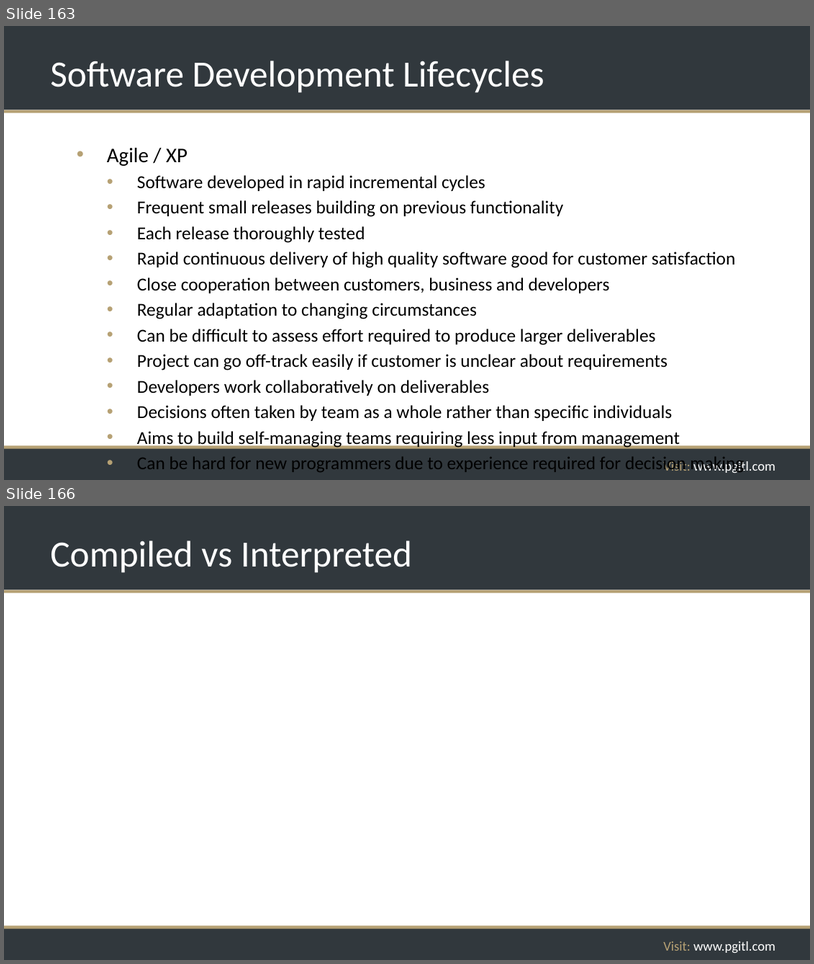
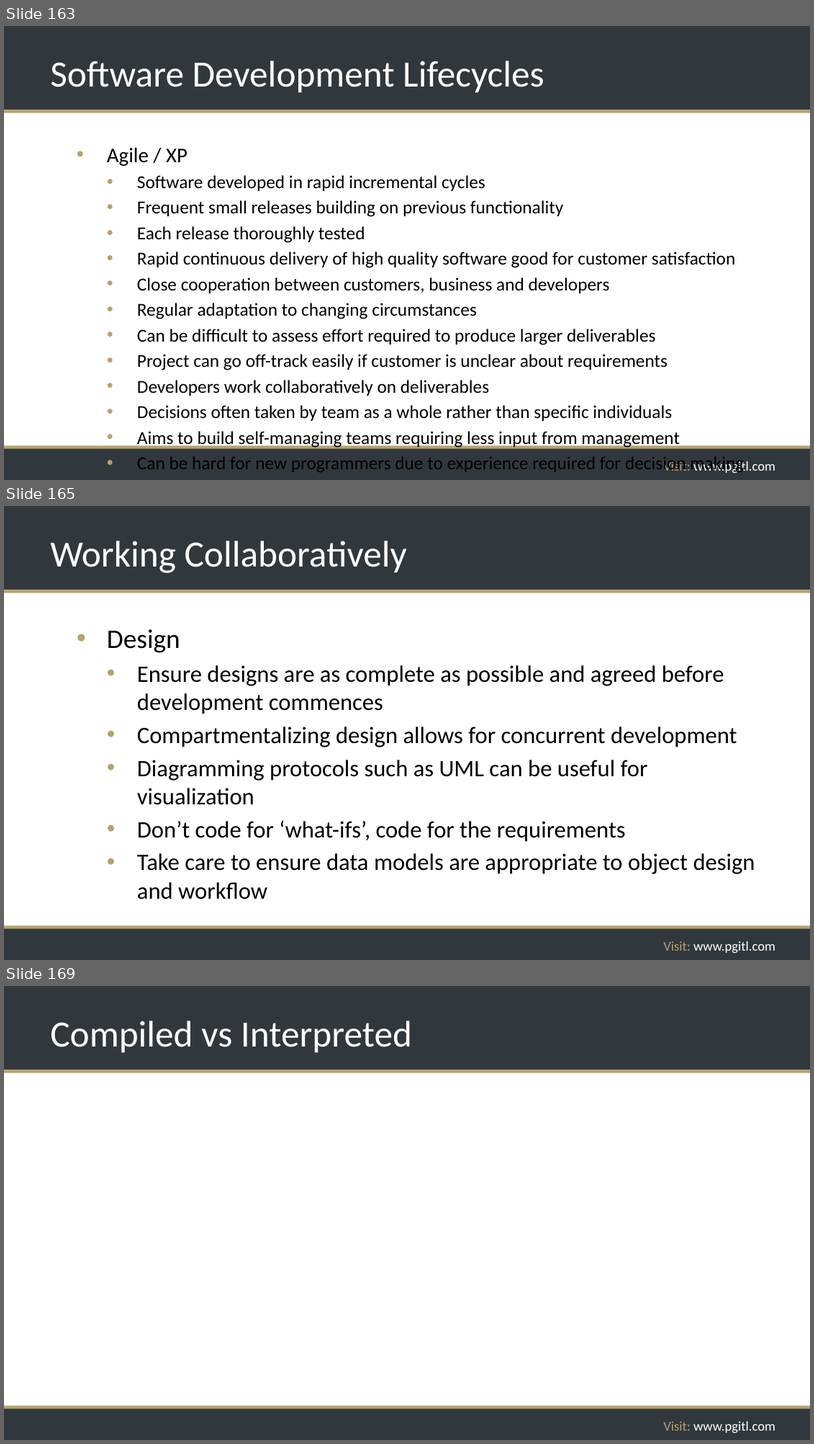
Before and after one commit to rikkouri/project-a, a slide deck: Programming Foundations.pptx. Shown one above the other, each under a label of ours: slides 163 and 166 before the commit, slides 163, 165 and 169 after it; the slides between them are not shown. The pictures are 814x964 and 814x1444 pixels, drawn with LibreOffice and Linux fonts; fonts in the diff are those of the drawing; background and template pictures are left out. Boxes give left, top, right and bottom in pixels: in the first picture for what was removed or moved away, otherwise in the second. Text is boxed around its words. In the diff, an @@ line names an element or a change of style, - is before the commit and + after.

Commit message:
Working Collaboratively and Good Coding Practises

```diff
--- a/Programming Foundations.pptx
+++ b/Programming Foundations.pptx
@@ slide 165 added at bbox=[4, 506, 810, 960], background #FFFFFF; not listed: 5 template elements that a slide beside it also shows @@
@@ title added at bbox=[50, 541, 407, 573], 44 pt, text #FFFFFF @@
+Working Collaboratively
@@ text added at bbox=[107, 629, 756, 899], 28 pt, text #000000 @@
+• Design
+  • Ensure designs are as complete as possible and agreed before development commences
+  • Compartmentalizing design allows for concurrent development
+  • Diagramming protocols such as UML can be useful for visualization
+  • Don’t code for ‘what-ifs’, code for the requirements
+  • Take care to ensure data models are appropriate to object design and workflow
@@ what was slide 166 is now slide 169 @@
```
Also in this commit, not shown: 2 slides changed, 2 other slides added.
